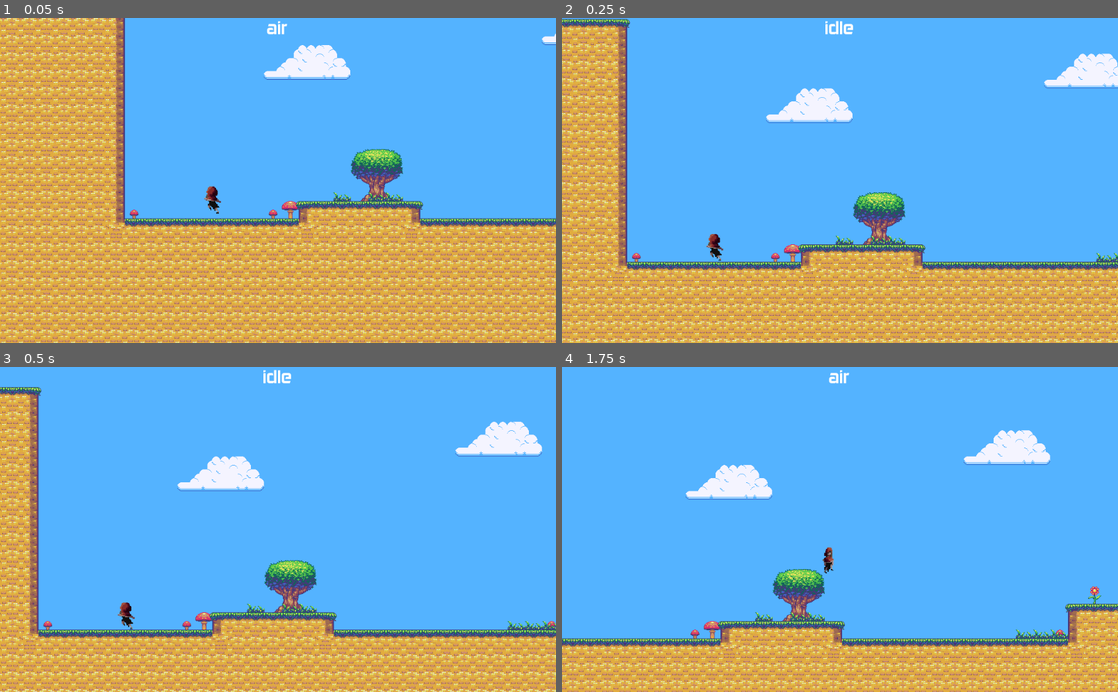
Above: before the commit, frames 1-4 (two rows, left to right).
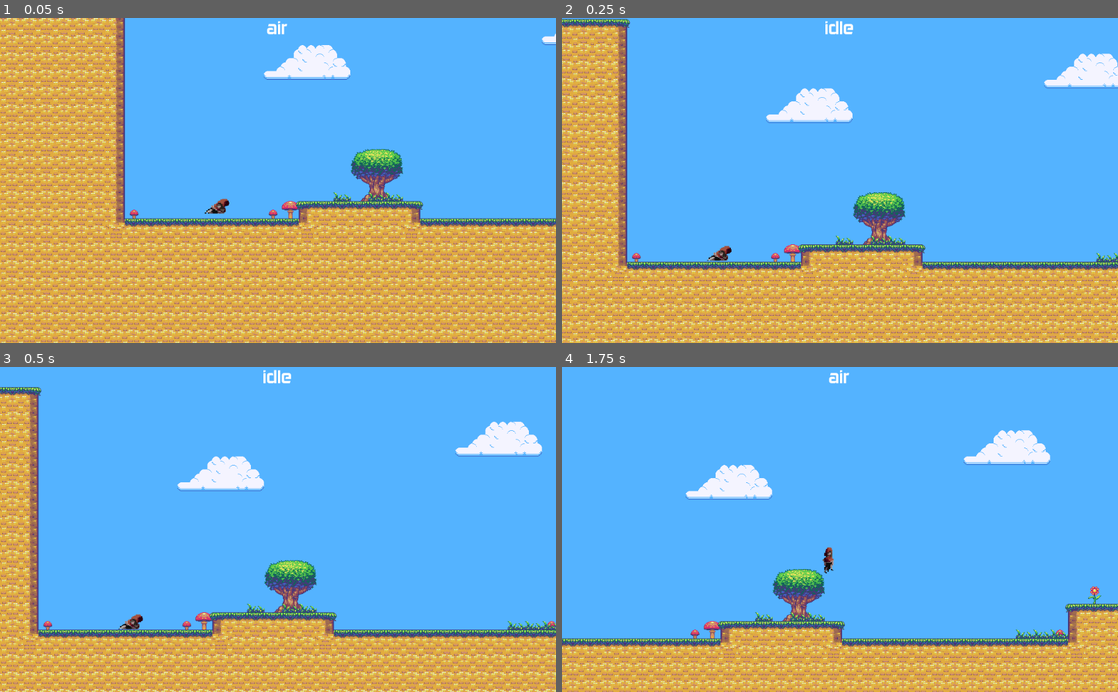
Above: after the commit, the same moments.

Repository: Beretta350/Psychomachia
Game: Godot game, scene res://Scenes/World/World.tscn
Same seed, same stepped clock (60 frames per second), same inputs: the game is played once before the commit and once after it. The engine's default icon, where the game draws it, is replaced by a stand-in: a white triangle on a blue panel in a dark square.
Inputs:
- Up to frame 1 (0.05 s): no input
- Up to frame 2 (0.25 s): no input
- Up to frame 3 (0.5 s): no input
- Up to frame 4 (1.75 s): tap Enter (ui_accept) at 0.5, 0.77, 1.52 s; hold Right (ui_right) from 0.53 s (still down)

The runs differ from the first frame. In frame 1, 0.2% of the frame differs, in the area x 36-42%, y 51-61%; in frame 2, 0.2%, in the area x 26-31%, y 66-75%; in frame 3, 0.2%; in frame 4, nothing differs.

Commit message:
Added part of the animations

Diff:
--- a/Scenes/Player/BasePlayerState.gd
+++ b/Scenes/Player/BasePlayerState.gd
@@ -11,7 +11,6 @@
 # Player State Base
 #################################################
 func enter(player: KinematicBody2D):
-#	print(tag)
 	player.play(tag)
 
 func run(player: KinematicBody2D):
--- a/Scenes/Player/Player.tscn
+++ b/Scenes/Player/Player.tscn
@@ -116,22 +116,47 @@
 [ext_resource path="res://Sprites/Player/RedHood/heavy_atk/player_heavyatk (38).png" type="Texture" id=114]
 [ext_resource path="res://Sprites/Player/RedHood/heavy_atk/player_heavyatk (39).png" type="Texture" id=115]
 [ext_resource path="res://Sprites/Player/RedHood/heavy_atk/player_heavyatk (40).png" type="Texture" id=116]
+[ext_resource path="res://Sprites/Player/RedHood/bow/player_bow (4).png" type="Texture" id=117]
+[ext_resource path="res://Sprites/Player/RedHood/bow/player_bow (7).png" type="Texture" id=118]
+[ext_resource path="res://Sprites/Player/RedHood/bow/player_bow (6).png" type="Texture" id=119]
+[ext_resource path="res://Sprites/Player/RedHood/bow/player_bow (8).png" type="Texture" id=120]
+[ext_resource path="res://Sprites/Player/RedHood/bow/player_bow (3).png" type="Texture" id=121]
+[ext_resource path="res://Sprites/Player/RedHood/bow/player_bow (2).png" type="Texture" id=122]
+[ext_resource path="res://Sprites/Player/RedHood/bow/player_bow (5).png" type="Texture" id=123]
+[ext_resource path="res://Sprites/Player/RedHood/bow/player_bow (1).png" type="Texture" id=124]
+[ext_resource path="res://Sprites/Player/RedHood/bow/player_bow (9).png" type="Texture" id=125]
+[ext_resource path="res://Sprites/Player/RedHood/hurt/player_hurt (2).png" type="Texture" id=126]
+[ext_resource path="res://Sprites/Player/RedHood/slide/player_slide (1).png" type="Texture" id=127]
+[ext_resource path="res://Sprites/Player/RedHood/hurt/player_hurt (1).png" type="Texture" id=128]
+[ext_resource path="res://Sprites/Player/RedHood/hurt/player_hurt (3).png" type="Texture" id=129]
+[ext_resource path="res://Sprites/Player/RedHood/hurt/player_hurt (7).png" type="Texture" id=130]
+[ext_resource path="res://Sprites/Player/RedHood/slide/player_slide (3).png" type="Texture" id=131]
+[ext_resource path="res://Sprites/Player/RedHood/hurt/player_hurt (6).png" type="Texture" id=132]
+[ext_resource path="res://Sprites/Player/RedHood/hurt/player_hurt (4).png" type="Texture" id=133]
+[ext_resource path="res://Sprites/Player/RedHood/slide/player_slide (2).png" type="Texture" id=134]
+[ext_resource path="res://Sprites/Player/RedHood/hurt/player_hurt (5).png" type="Texture" id=135]
+[ext_resource path="res://Sprites/Player/RedHood/slide/player_slide (4).png" type="Texture" id=136]
 
 [sub_resource type="RectangleShape2D" id=1]
 extents = Vector2( 11.0589, 16.2629 )
 
 [sub_resource type="SpriteFrames" id=2]
 animations = [ {
+"frames": [ ExtResource( 127 ), ExtResource( 134 ), ExtResource( 131 ), ExtResource( 136 ) ],
+"loop": true,
+"name": "slide",
+"speed": 5.0
+}, {
 "frames": [  ],
 "loop": true,
-"name": "slide",
-"speed": 5.0
-}, {
-"frames": [  ],
-"loop": true,
 "name": "idle",
 "speed": 5.0
 }, {
+"frames": [ ExtResource( 124 ), ExtResource( 122 ), ExtResource( 121 ), ExtResource( 117 ), ExtResource( 123 ), ExtResource( 119 ), ExtResource( 118 ), ExtResource( 120 ), ExtResource( 125 ) ],
+"loop": true,
+"name": "bow",
+"speed": 5.0
+}, {
 "frames": [ ExtResource( 12 ), ExtResource( 28 ), ExtResource( 25 ), ExtResource( 40 ), ExtResource( 34 ), ExtResource( …(236 unchanged characters)…
 "loop": true,
 "name": "jump",
@@ -151,24 +176,74 @@
 "loop": true,
 "name": "light_atk",
 "speed": 5.0
+}, {
+"frames": [ ExtResource( 128 ), ExtResource( 126 ), ExtResource( 129 ), ExtResource( 133 ), ExtResource( 135 ), ExtResource( 132 ), ExtResource( 130 ) ],
+"loop": true,
+"name": "heal",
+"speed": 5.0
 } ]
+
+[sub_resource type="Animation" id=9]
+resource_name = "bow"
+length = 0.7
+loop = true
+tracks/0/type = "value"
+tracks/0/path = NodePath(".:animation")
+tracks/0/interp = 1
+tracks/0/loop_wrap = true
+tracks/0/imported = false
+tracks/0/enabled = true
+tracks/0/keys = {
+"times": PoolRealArray( 0 ),
+"transitions": PoolRealArray( 1 ),
+"update": 1,
+"values": [ "bow" ]
+}
+tracks/1/type = "value"
+tracks/1/path = NodePath(".:frame")
+tracks/1/interp = 1
+tracks/1/loop_wrap = true
+tracks/1/imported = false
+tracks/1/enabled = true
+tracks/1/keys = {
+"times": PoolRealArray( 0, 0.1, 0.2, 0.3, 0.4, 0.5, 0.6 ),
+"transitions": PoolRealArray( 1, 1, 1, 1, 1, 1, 1 ),
+"update": 1,
+"values": [ 1, 2, 3, 4, 5, 6, 7 ]
+}
+
+[sub_resource type="Animation" id=10]
+resource_name = "heal"
+loop = true
+tracks/0/type = "value"
+tracks/0/path = NodePath(".:animation")
+tracks/0/interp = 1
+tracks/0/loop_wrap = true
+tracks/0/imported = false
+tracks/0/enabled = true
+tracks/0/keys = {
+"times": PoolRealArray( 0 ),
+"transitions": PoolRealArray( 1 ),
+"update": 1,
+"values": [ "heal" ]
+}
+tracks/1/type = "value"
+tracks/1/path = NodePath(".:frame")
+tracks/1/interp = 1
+tracks/1/loop_wrap = true
+tracks/1/imported = false
+tracks/1/enabled = true
+tracks/1/keys = {
+"times": PoolRealArray( 0, 0.1, 0.2, 0.3, 0.4, 0.5, 0.6, 0.7, 0.8 ),
+"transitions": PoolRealArray( 1, 1, 1, 1, 1, 1, 1, 1, 1 ),
+"update": 1,
+"values": [ 1, 3, 1, 3, 1, 4, 5, 6, 6 ]
+}
 
 [sub_resource type="Animation" id=3]
 resource_name = "heavy_atk"
 length = 3.9
 loop = true
-tracks/0/type = "value"
-tracks/0/path = NodePath(".:frame")
-tracks/0/interp = 1
-tracks/0/loop_wrap = true
-tracks/0/imported = false
-tracks/0/enabled = true
-tracks/0/keys = {
-"times": PoolRealArray( 0, 0.1, 0.2, 0.3, 0.4, 0.5, 0.6, 0.7, 0.8, 0.9, 1, 1.1, 1.2, 1.3, 1.4, 1.5, 1.6, 1.7, 1.8, 1.9, 2, 2.1, 2.2, 2.3, 2.4, 2.5, 2.6, 2.7, 2.8, 2.9, 3, 3.1, 3.2, 3.3, 3.4, 3.5, 3.6, 3.7, 3.8, 3.9 ),
-"transitions": PoolRealArray( 1, 1, 1, 1, 1, 1, 1, 1, 1, 1, 1, 1, 1, 1, 1, 1, 1, 1, 1, 1, 1, 1, 1, 1, 1, 1, 1, 1, 1, 1, 1, 1, 1, 1, 1, 1, 1, 1, 1, 1 ),
-"update": 1,
-"values": [ 1, 2, 3, 4, 5, 6, 7, 8, 9, 10, 11, 12, 13, 14, 15, 16, 17, 18, 19, 20, 21, 22, 23, 24, 25, 26, 27, 28, 29, 30, 31, 32, 33, 34, 35, 36, 37, 38, 39, 39 ]
-}
 
 [sub_resource type="Animation" id=4]
 loop = true
@@ -227,6 +302,35 @@
 "transitions": PoolRealArray( 1, 1, 1, 1, 1, 1, 1, 1, 1, 1, 1, 1, 1, 1, 1, 1, 1, 1, 1, 1, 1, 1 ),
 "update": 1,
 "values": [ 1, 2, 3, 4, 5, 6, 7, 8, 9, 10, 11, 12, 13, 14, 15, 16, 17, 18, 19, 20, 21, 22 ]
+}
+
+[sub_resource type="Animation" id=11]
+resource_name = "slide"
+length = 0.3
+loop = true
+tracks/0/type = "value"
+tracks/0/path = NodePath(".:animation")
+tracks/0/interp = 1
+tracks/0/loop_wrap = true
+tracks/0/imported = false
+tracks/0/enabled = true
+tracks/0/keys = {
+"times": PoolRealArray( 0 ),
+"transitions": PoolRealArray( 1 ),
+"update": 1,
+"values": [ "slide" ]
+}
+tracks/1/type = "value"
+tracks/1/path = NodePath(".:frame")
+tracks/1/interp = 1
+tracks/1/loop_wrap = true
+tracks/1/imported = false
+tracks/1/enabled = true
+tracks/1/keys = {
+"times": PoolRealArray( 0, 0.1, 0.2, 0.3 ),
+"transitions": PoolRealArray( 1, 1, 1, 1 ),
+"update": 1,
+"values": [ 1, 2, 3, 3 ]
 }
 
 [sub_resource type="Animation" id=7]
@@ -326,15 +430,18 @@
 [node name="AnimatedSprite" type="AnimatedSprite" parent="."]
 position = Vector2( 1, -15 )
 frames = SubResource( 2 )
-animation = "walk"
-frame = 1
+animation = "slide"
+frame = 3
 speed_scale = 1.5
 
 [node name="AnimationPlayer" type="AnimationPlayer" parent="AnimatedSprite"]
+anims/bow = SubResource( 9 )
+anims/heal = SubResource( 10 )
 anims/heavy_atk = SubResource( 3 )
 anims/idle = SubResource( 4 )
 anims/jump = SubResource( 5 )
 anims/light_atk = SubResource( 6 )
+anims/slide = SubResource( 11 )
 anims/walk = SubResource( 7 )
 
 [node name="KinematicBody2D" type="KinematicBody2D" parent="."]
Not shown: 1 places in Scenes/Player/Player.tscn that only renumber resources
Binary file added: Sprites/Player/RedHood/bow/player_bow (1).png
Not shown, added: Sprites/Player/RedHood/bow/player_bow (1).png.import
Binary file added: Sprites/Player/RedHood/bow/player_bow (2).png
Not shown, added: Sprites/Player/RedHood/bow/player_bow (2).png.import
Binary file added: Sprites/Player/RedHood/bow/player_bow (3).png
Not shown, added: Sprites/Player/RedHood/bow/player_bow (3).png.import
Binary file added: Sprites/Player/RedHood/bow/player_bow (4).png
Not shown, added: Sprites/Player/RedHood/bow/player_bow (4).png.import
Binary file added: Sprites/Player/RedHood/bow/player_bow (5).png
Not shown, added: Sprites/Player/RedHood/bow/player_bow (5).png.import
Binary file added: Sprites/Player/RedHood/bow/player_bow (6).png
(and 40 more such lines)
